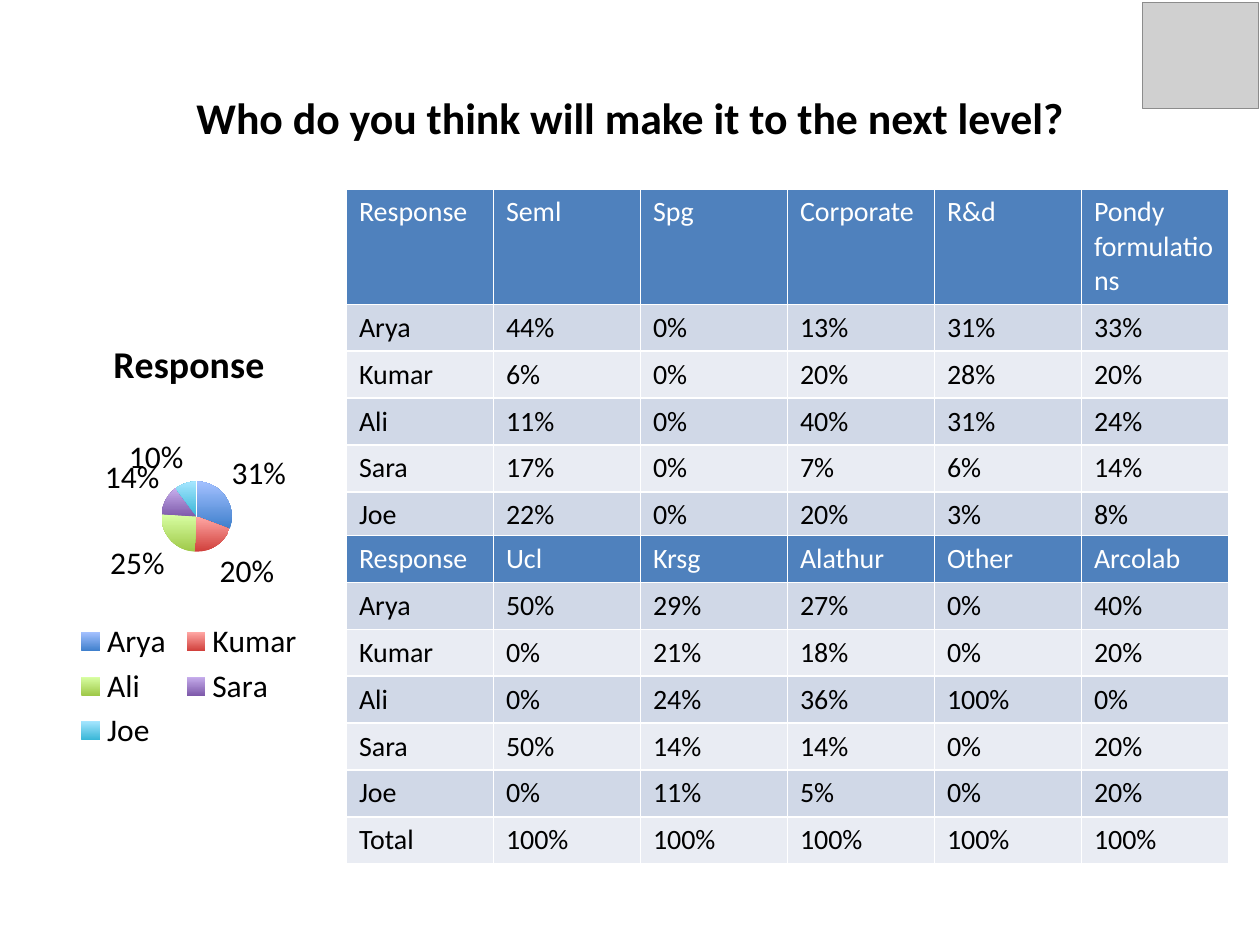
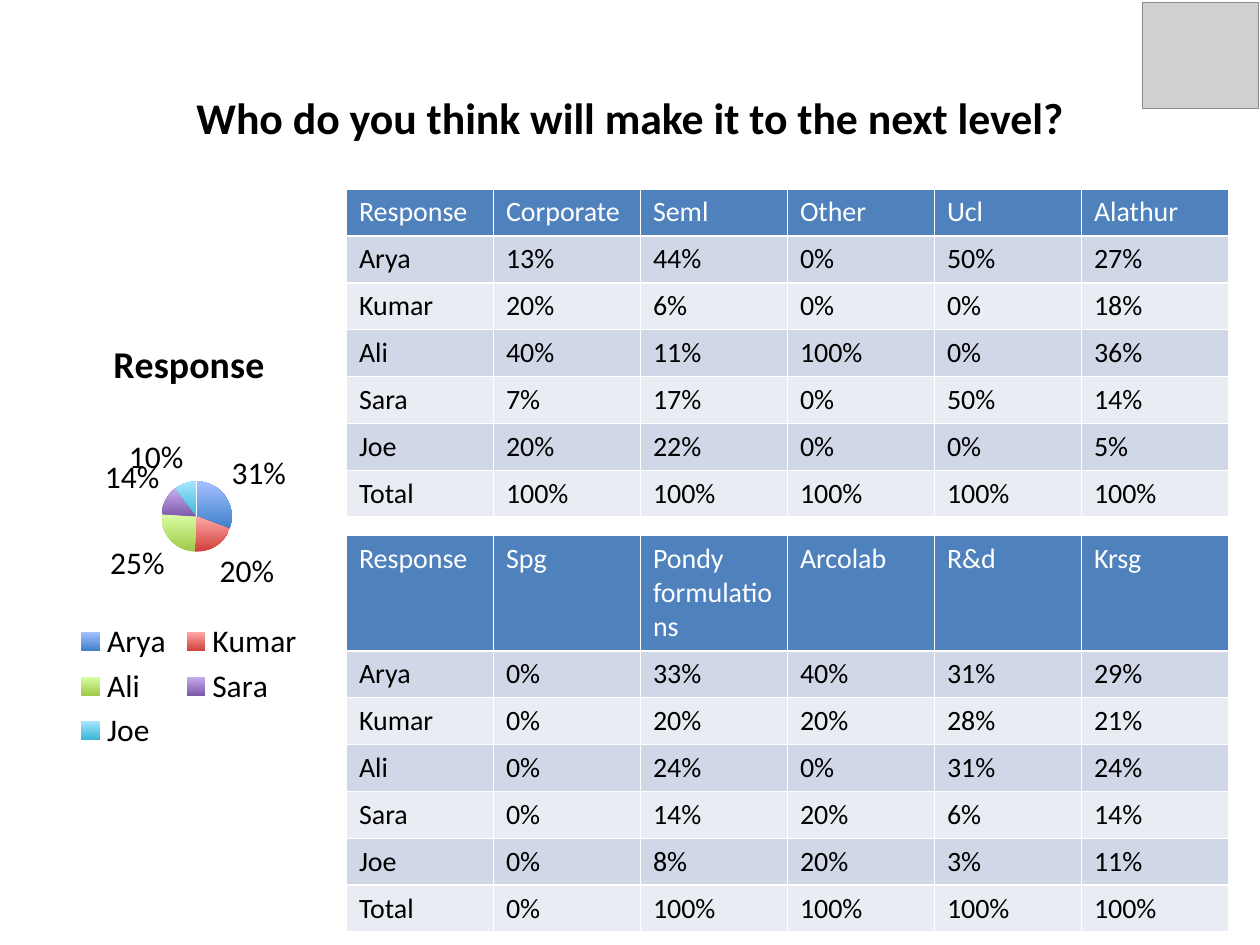
Before and after one commit to taranag/CodeProjects, a slide deck: slide 12 of FlaskApp/static/generated/51Test1.pptx. Drawn at 1260x945 pixels with LibreOffice and Linux fonts; fonts in the diff are those of the drawing; grey boxes stand for pictures. Boxes give left, top, right and bottom in pixels: in the first picture for what was removed or moved away, otherwise in the second. Text is boxed around its words. In the diff, an @@ line names an element or a change of style, - is before the commit and + after.

```diff
--- a/FlaskApp/static/generated/51Test1.pptx
+++ b/FlaskApp/static/generated/51Test1.pptx
@@ table at (x1=346, y1=189, x2=1231, y2=508) @@
-row 1: Response | Seml | Spg | Corporate | R&d | Pondy formulations
+row 1: Response | Corporate | Seml | Other | Ucl | Alathur
-row 2: Arya | 44% | 0% | 13% | 31% | 33%
+row 2: Arya | 13% | 44% | 0% | 50% | 27%
-row 3: Kumar | 6% | 0% | 20% | 28% | 20%
+row 3: Kumar | 20% | 6% | 0% | 0% | 18%
-row 4: Ali | 11% | 0% | 40% | 31% | 24%
+row 4: Ali | 40% | 11% | 100% | 0% | 36%
-row 5: Sara | 17% | 0% | 7% | 6% | 14%
+row 5: Sara | 7% | 17% | 0% | 50% | 14%
-row 6: Joe | 22% | 0% | 20% | 3% | 8%
+row 6: Joe | 20% | 22% | 0% | 0% | 5%
-row 7, column 3: 0%
+row 7, column 3: 100%
@@ table at (x1=346, y1=536, x2=1231, y2=923) @@
-row 1: Response | Ucl | Krsg | Alathur | Other | Arcolab
+row 1: Response | Spg | Pondy formulations | Arcolab | R&d | Krsg
-row 2: Arya | 50% | 29% | 27% | 0% | 40%
+row 2: Arya | 0% | 33% | 40% | 31% | 29%
-row 3: Kumar | 0% | 21% | 18% | 0% | 20%
+row 3: Kumar | 0% | 20% | 20% | 28% | 21%
-row 4: Ali | 0% | 24% | 36% | 100% | 0%
+row 4: Ali | 0% | 24% | 0% | 31% | 24%
-row 5: Sara | 50% | 14% | 14% | 0% | 20%
+row 5: Sara | 0% | 14% | 20% | 6% | 14%
-row 6: Joe | 0% | 11% | 5% | 0% | 20%
+row 6: Joe | 0% | 8% | 20% | 3% | 11%
-row 7, column 2: 100%
+row 7, column 2: 0%
```
Also in this commit, not shown: 2 other slides changed, 1 other file.
